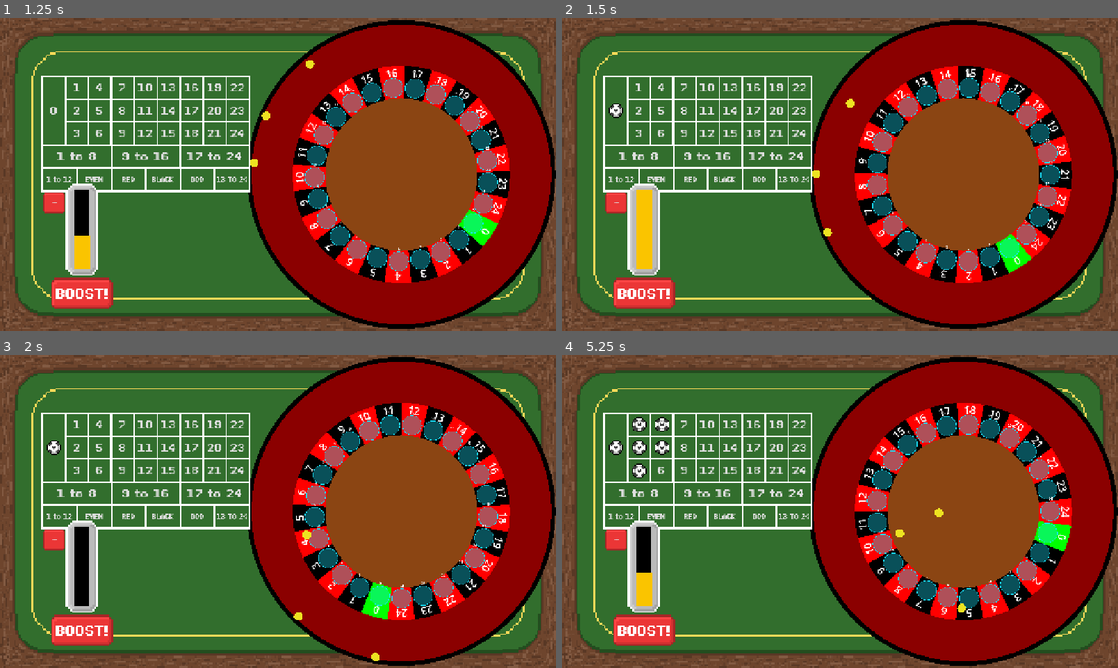
Above: before the commit, frames 1-4 (two rows, left to right).
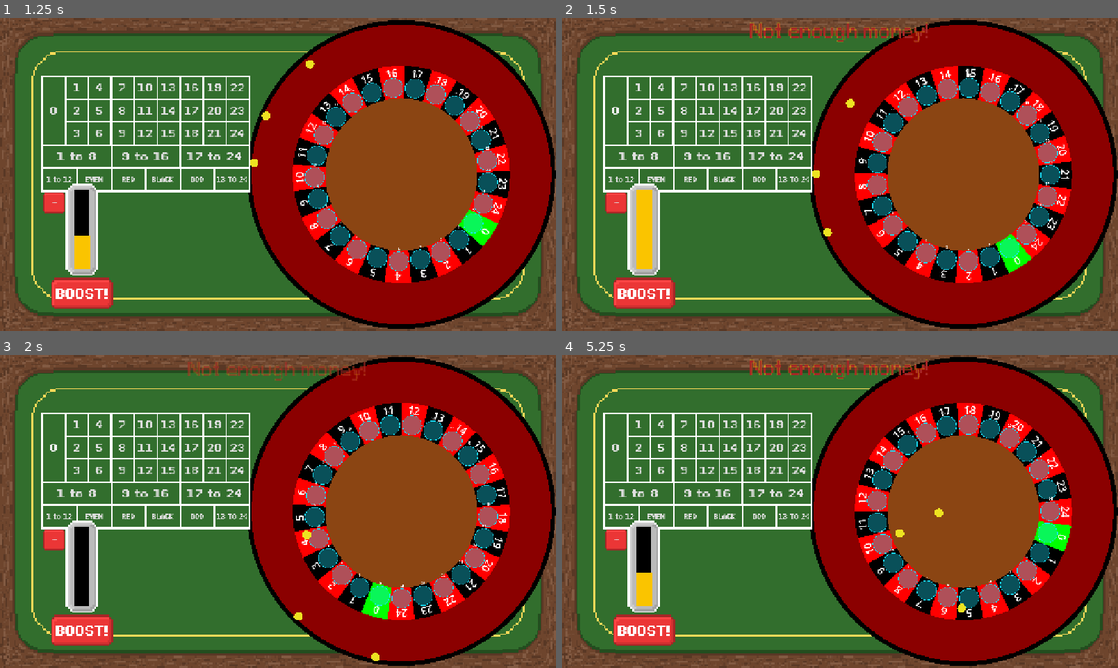
Above: after the commit, the same moments.

Repository: DuneRanger/Very-Serious-GameJam-2026
Game: Godot game, scene res://scenes/game/game_scene/game_scene.tscn
Same seed, same stepped clock (60 frames per second), same inputs: the game is played once before the commit and once after it. Sound files missing from this copy of the repository are replaced by a short silence.
Inputs:
- Up to frame 1 (1.25 s): click "+" at 0.5 s
- Up to frame 2 (1.5 s): click "0" at 1.25 s
- Up to frame 3 (2 s): no input
- Up to frame 4 (5.25 s): click "1" at 2 s; click "2" at 2.75 s; click "3" at 3.5 s; click "4" at 4.25 s; click "5" at 5 s

Frame 1 is identical in both runs. In frame 2, 0.8% of the frame differs, in the area x 8-66%, y 1-32%; in frame 3, 0.6%; in frame 4, 1.2%, in the area x 8-66%, y 1-40%.

Commit message:
made gamemanager global and autoloaded

Diff:
--- a/project.godot
+++ b/project.godot
@@ -22,6 +22,7 @@
 [autoload]
 
 MusicManager="*uid://crjpjmps512am"
+GameManagerGlobal="*uid://b30ld2u6p8onl"
 
 [display]
 
--- a/scenes/game/game_manager/game_manager.gd
+++ b/scenes/game/game_manager/game_manager.gd
@@ -1,22 +1,26 @@
 extends Node2D
 
-class_name GameManager
+var round_budget: int
+var round_count: int
+var money: int
+var tokens: int
+var spins: int
+var boosts: int
+var game_state : GameEnums.game_states
+var bets : Dictionary
+var caughtCells : Array
 
-static var round_budget: int
-static var round_count: int
-static var money: int
-static var tokens: int
-static var spins: int
-static var boosts: int
-static var game_state : GameEnums.game_states
-static var bets : Dictionary
-static var caughtCells : Array
+var single_bet_coeff : float = 20.0
+var half_bet_coeff : float = 2.0
+var third_bet_coeff : float = 3.0
 
-static var single_bet_coeff : float = 20.0
-static var half_bet_coeff : float = 2.0
-static var third_bet_coeff : float = 3.0
+signal money_change
 
 const base_cell_weight : float = 1.0
+
+func modify_money (amount : int):
+	money += amount
+	money_change.emit()
 
 class RouletteCell:
 	var number
--- a/scenes/game/game_scene/betting_system/betting_system.gd
+++ b/scenes/game/game_scene/betting_system/betting_system.gd
@@ -178,26 +178,26 @@
 	return lab
 
 func new_bet(b_id : int) -> void:
-	if GameManager.game_state != GameEnums.game_states.BET_PHASE:
+	if GameManagerGlobal.game_state != GameEnums.game_states.BET_PHASE:
 		return
 	var b = buttons[b_id]
 	var current_increment = increment
 	if $IncrementToggle.adding == false || Input.is_mouse_button_pressed(MOUSE_BUTTON_RIGHT):
 		current_increment *= -1
 
-	if current_increment > GameManager.money:
+	if current_increment > GameManagerGlobal.money:
 		send_error_message.emit("Not enough money!")
 		return
-	elif current_increment < 0 and GameManager.bets.get(b_id, 0) == 0:
+	elif current_increment < 0 and GameManagerGlobal.bets.get(b_id, 0) == 0:
 		send_error_message.emit("Removing money on an empty bet!")
 		return
 
-	var old_bet_amount = GameManager.bets.get(b_id, 0)
+	var old_bet_amount = GameManagerGlobal.bets.get(b_id, 0)
 	var new_bet_amount = max ((old_bet_amount + current_increment), 0)
-	GameManager.bets[b_id] = new_bet_amount
-
-	var bet_difference = new_bet_amount - old_bet_amount
-	GameManager.money -= bet_difference
+	GameManagerGlobal.bets[b_id] = new_bet_amount
+
+	var bet_difference = old_bet_amount - new_bet_amount
+	GameManagerGlobal.modify_money(bet_difference)
 
 	var l = get_label(b)
 
--- a/scenes/game/game_scene/game_scene.gd
+++ b/scenes/game/game_scene/game_scene.gd
@@ -3,28 +3,27 @@
 class_name GameScene
 
 func _ready() -> void:
-	GameManager.money = 100
-	GameManager.game_state = GameEnums.game_states.BET_PHASE
+	GameManagerGlobal.game_state = GameEnums.game_states.BET_PHASE
 	$Table/BettingSystem.send_error_message.connect(send_error_message)
 
 func _process(_delta: float) -> void:
-	match (GameManager.game_state):
+	match (GameManagerGlobal.game_state):
 		GameEnums.game_states.BET_PHASE:
 			if Input.is_action_just_pressed("rotate_roullete"):
 				$Table/Roulette.spin_roulette()
-				GameManager.game_state = GameEnums.game_states.SPIN_PHASE
+				GameManagerGlobal.game_state = GameEnums.game_states.SPIN_PHASE
 		GameEnums.game_states.SPIN_PHASE:
 			if Input.is_action_just_pressed("stop_roullete"):
 				$Table/Roulette.stop_roulette()
-				GameManager.game_state = GameEnums.game_states.BET_PHASE
-				GameManager.money += get_full_bet_win()
+				GameManagerGlobal.game_state = GameEnums.game_states.BET_PHASE
+				var money_won = get_full_bet_win()
 		_:
 			pass
 
 func does_bet_win(bet_id : int) -> bool:
 	var bet_type : GameEnums.bet_types = $Table/BettingSystem.get_bet_type(bet_id)
 	if bet_type == GameEnums.bet_types.NUMBER:
-		for cell : GameManager.RouletteCell in GameManager.caughtCells:
+		for cell : GameManagerGlobal.RouletteCell in GameManagerGlobal.caughtCells:
 			if cell.number == bet_id:
 				return true
 
@@ -39,19 +38,19 @@
 			step = GameEnums.max_roulette_num / 2
 		var lower_bound = (shift - 1) * step + 1
 		var upper_bound = shift * step
-		for cell : GameManager.RouletteCell in GameManager.caughtCells:
+		for cell : GameManagerGlobal.RouletteCell in GameManagerGlobal.caughtCells:
 			if cell.number >= lower_bound && cell.number <= upper_bound:
 				return true
 
 	elif bet_id == (GameEnums.max_roulette_num + 6) || bet_id == (GameEnums.max_roulette_num + 7):
 		var mod_res = bet_id - (GameEnums.max_roulette_num + 6)
-		for cell : GameManager.RouletteCell in GameManager.caughtCells:
+		for cell : GameManagerGlobal.RouletteCell in GameManagerGlobal.caughtCells:
 			if (cell.number % 2) == mod_res:
 				return true
 	elif bet_id == (GameEnums.max_roulette_num + 8) || bet_id == (GameEnums.max_roulette_num + 9):
 		var whatever = bet_id - (GameEnums.max_roulette_num + 8)
 		var color : Color = Color.BLACK if whatever else Color.RED
-		for cell : GameManager.RouletteCell in GameManager.caughtCells:
+		for cell : GameManagerGlobal.RouletteCell in GameManagerGlobal.caughtCells:
 			if cell.colour == color:
 				return true
 
@@ -67,18 +66,18 @@
 	var bet_type = $Table/BettingSystem.get_bet_type(bet_id)
 	match bet_type:
 		GameEnums.bet_types.NUMBER:
-			return GameManager.single_bet_coeff
+			return GameManagerGlobal.single_bet_coeff
 		GameEnums.bet_types.THIRD:
-			return GameManager.third_bet_coeff
+			return GameManagerGlobal.third_bet_coeff
 		GameEnums.bet_types.HALF:
-			return GameManager.half_bet_coeff
+			return GameManagerGlobal.half_bet_coeff
 		_:
 			return 0.0
 
 func get_full_bet_win() -> int:
 	var value = 0
-	for bet_id in GameManager.bets:
-		var bet = GameManager.bets[bet_id]
+	for bet_id in GameManagerGlobal.bets:
+		var bet = GameManagerGlobal.bets[bet_id]
 		if does_bet_win(bet_id):
 			var new_value = int (bet * get_bet_coeff(bet_id))
 			print("Won bet: ", bet_id, ", amount won: ", new_value)
--- a/scenes/game/game_scene/roulette/roulette.gd
+++ b/scenes/game/game_scene/roulette/roulette.gd
@@ -13,18 +13,18 @@
 
 const base_roulette_numbers : int = 24
 # (base_roulette_numbers + 1) includes the green 0
-var total_weight : float = (base_roulette_numbers + 1) * GameManager.base_cell_weight
+var total_weight : float = (base_roulette_numbers + 1) * GameManagerGlobal.base_cell_weight
 
 enum CellMod {STICKY, SHINY}
 
 
 
 func _init():
-	cells.append(GameManager.RouletteCell.new(0, Color.GREEN))
+	cells.append(GameManagerGlobal.RouletteCell.new(0, Color.GREEN))
 	for i in range(base_roulette_numbers):
 		var curCol = Color.RED
 		if i % 2 == 0: curCol = Color.BLACK
-		cells.append(GameManager.RouletteCell.new(i + 1, curCol))
+		cells.append(GameManagerGlobal.RouletteCell.new(i + 1, curCol))
 
 # -------------------------------- Drawing --------------------------------
 
@@ -139,10 +139,10 @@
 	decay_rotation()
 	queue_redraw()
 	give_balls_angular_velocity(_delta)
-	match (GameManager.game_state):
+	match (GameManagerGlobal.game_state):
 		GameEnums.game_states.SPIN_PHASE:
 			if rotation_speed == 0:
-				GameManager.game_state = GameEnums.game_states.BET_PHASE
+				GameManagerGlobal.game_state = GameEnums.game_states.BET_PHASE
 		GameEnums.game_states.BET_PHASE:
 			pass
 		_:
@@ -244,7 +244,7 @@
 
 	if randf() < effective_chance:
 		body.catch_in_pocket(bank_area.global_position, bank_area)
-		GameManager.caughtCells.push_back(cell)
+		GameManagerGlobal.caughtCells.push_back(cell)
 		print("Ball caught at number ", cell.number)
 	else:
 		print("Ball missed cell ", cell.number)
